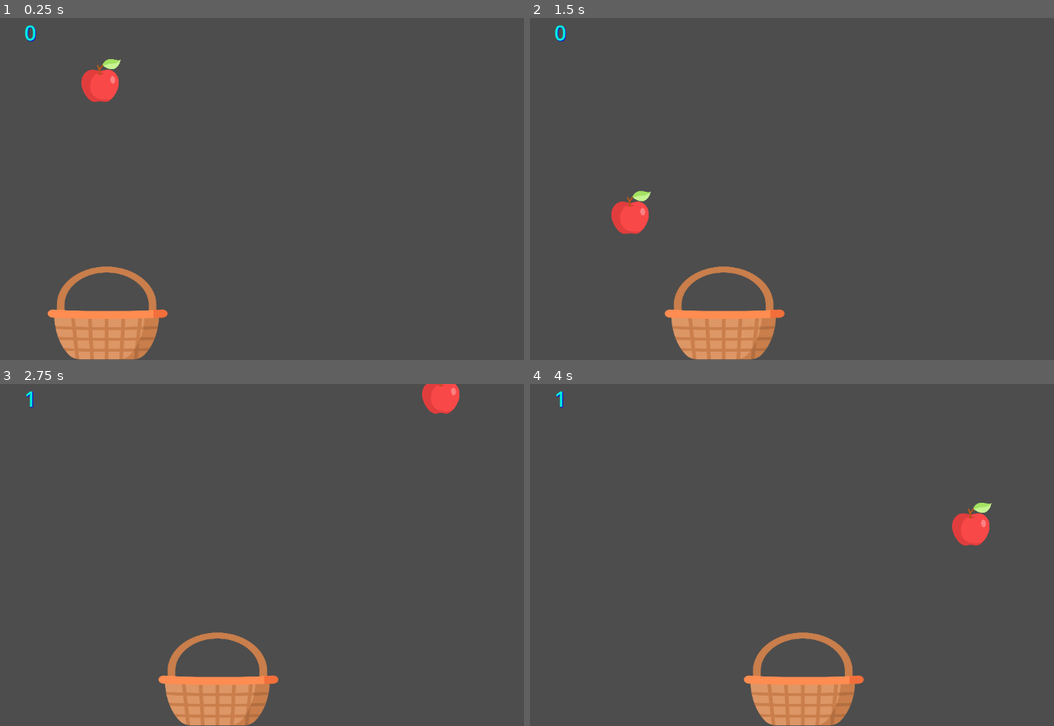
Above: before the commit, frames 1-4 (two rows, left to right).
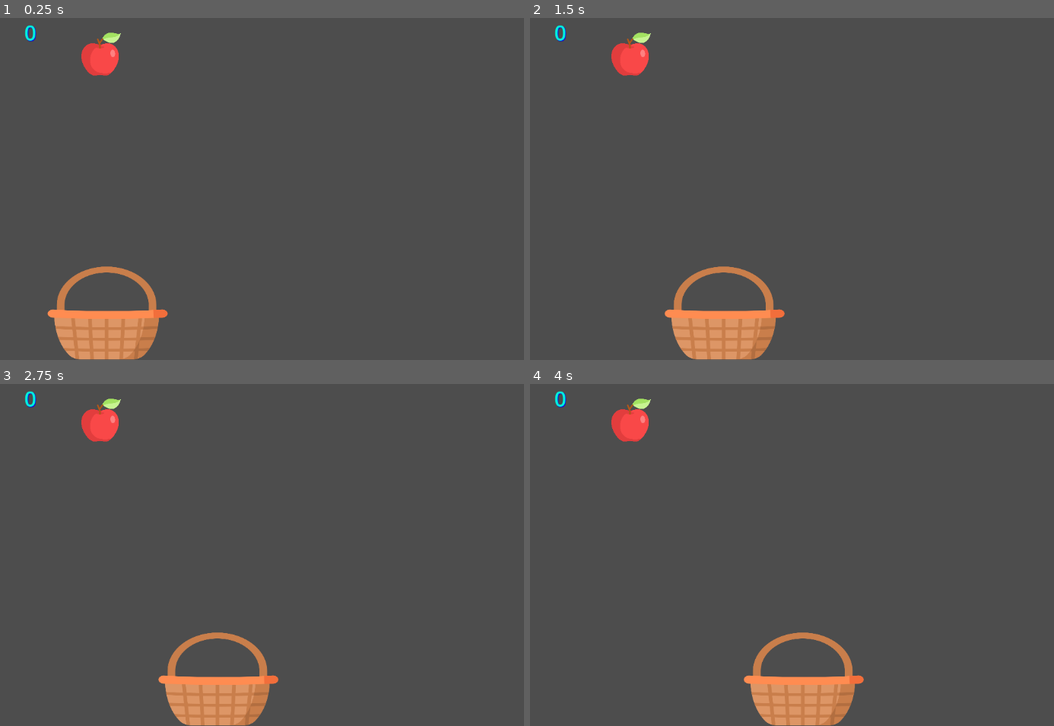
Above: after the commit, the same moments.

Repository: KhanakKRDS/apple_basket_2025
Game: Godot game, scene res://better_apples.tscn
The game is run twice, just before and just after one commit, with the same random seed, the same clock (stepped at 60 frames per second) and the same inputs. The project has no main scene, so this scene is started directly.
Inputs:
- Up to frame 1 (0.25 s): no input
- Up to frame 2 (1.5 s): hold Right 0.53-1.28 s; hold Left from 1.28 s (still down)
- Up to frame 3 (2.75 s): release Left at 2.03 s; hold Right from 2.03 s (still down)
- Up to frame 4 (4 s): release Right at 3.53 s; hold Left from 3.53 s (still down)

The runs differ from the first frame. In frame 1, 1.1% of the frame differs, in the area x 15-24%, y 4-25%; in frame 2, 1.3%; in frame 3, 1.3%; in frame 4, 1.4%, in the area x 4-89%, y 2-48%.
Error after the commit: Parse Error: Too many arguments for "randi()" call. Expected at most 0 but received 1. (res://better_apple.gd:15)

Commit message:
not working

Diff:
--- a/apple-catcher/better_apple.gd
+++ b/apple-catcher/better_apple.gd
@@ -2,6 +2,7 @@
 
 func _ready():
 	velocity = Vector2(0, 200) # x and y position
+	_physics_process(5)
 
 func _physics_process(delta: float) -> void:
 	if position.y >600:
@@ -9,3 +10,7 @@
 		position.y = 0
 
 	move_and_slide()
+func _multiple_apples():
+	var apple =  get_node("/root/BetterApples/appple/apple-image")
+	for i in randi(apple):
+			pass
